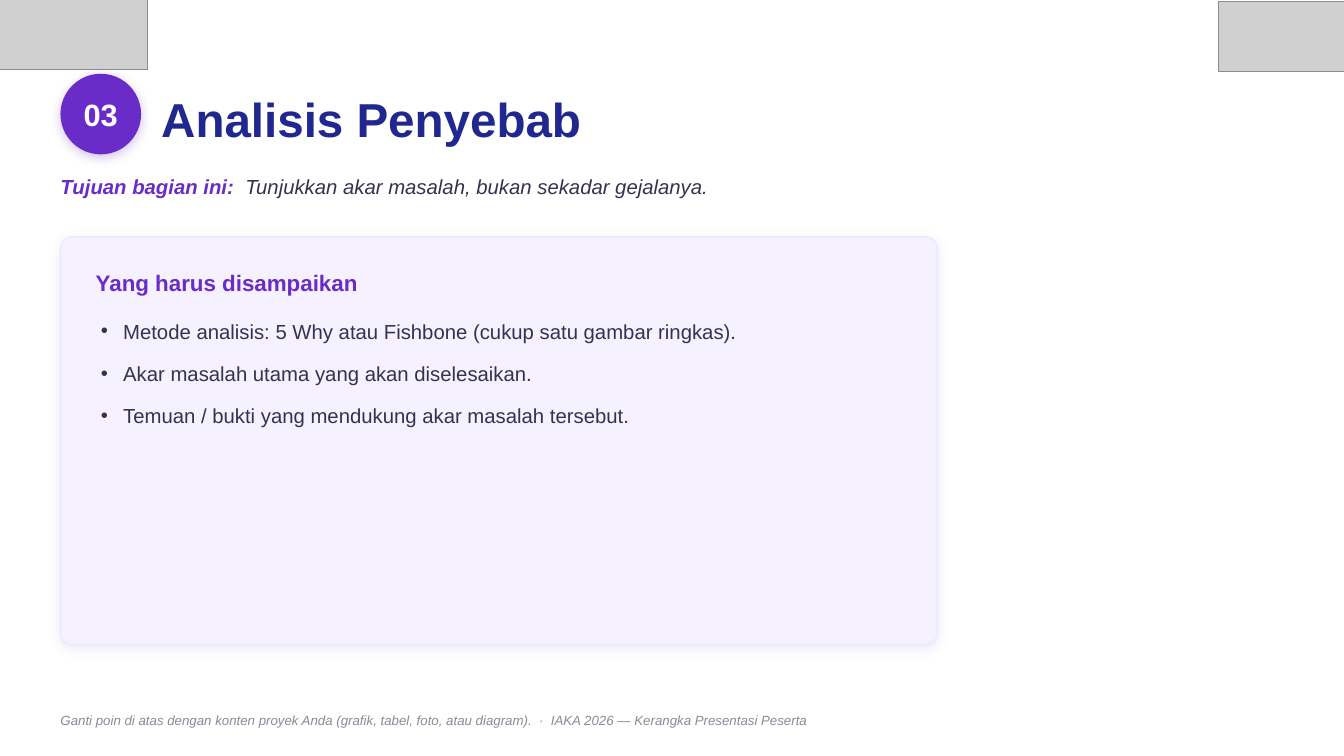
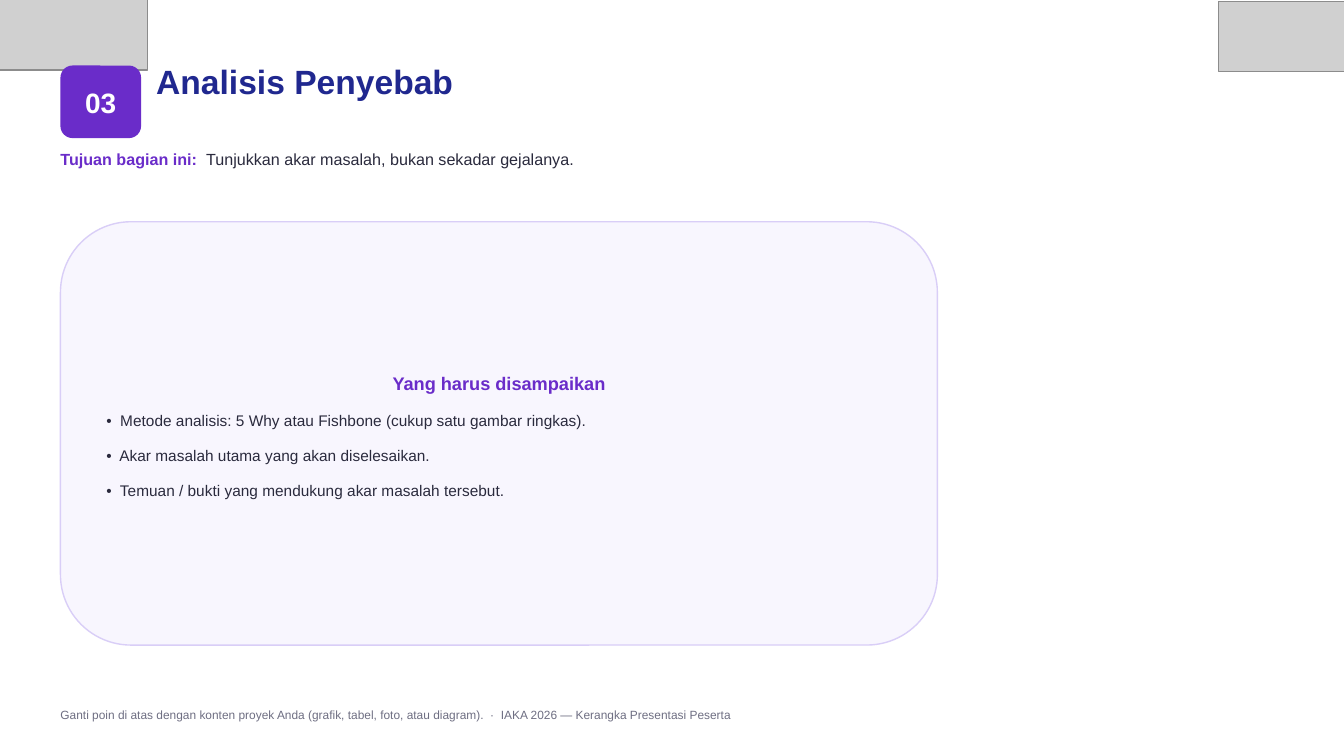
Before and after one commit to ZulfikarHD/iaka-2026, a slide deck: slide 6 of Kerangka_Presentasi_Peserta_IAKA_2026 (1).pptx (slide 7 before the commit). Drawn at 1344x756 pixels with LibreOffice and Linux fonts; fonts in the diff are those of the drawing; grey boxes stand for pictures. Boxes give left, top, right and bottom in pixels: in the first picture for what was removed or moved away, otherwise in the second. Text is boxed around its words. In the diff, an @@ line names an element or a change of style, - is before the commit and + after.

```diff
--- a/Kerangka_Presentasi_Peserta_IAKA_2026 (1).pptx
+++ b/Kerangka_Presentasi_Peserta_IAKA_2026 (1).pptx
@@ rounded rectangle "03" resized from (x1=84, y1=104, x2=118, y2=127) to (x1=60, y1=66, x2=141, y2=138) @@
@@ rounded rectangle "03" at (x1=60, y1=66, x2=141, y2=138): size 22 to 20 pt; fill none to #6A2CC9 @@
@@ ellipse removed at (x1=60, y1=74, x2=141, y2=154) @@
@@ text "Analisis Penyebab" moved from (x1=161, y1=102, x2=581, y2=146) to (x1=156, y1=69, x2=453, y2=101) @@
@@ text "Analisis Penyebab" at (x1=156, y1=69, x2=453, y2=101): size 34 to 24 pt; vertical alignment middle to top @@
@@ text "Tujuan bagian ini: Tunjukkan akar ..." moved from (x1=60, y1=179, x2=708, y2=199) to (x1=60, y1=153, x2=573, y2=169) @@
@@ text "Tujuan bagian ini: Tunjukkan akar ..." at (x1=60, y1=153, x2=573, y2=169): size 14.5 to 11.5 pt, italic off; text colour #33334D to #2A2A3D in "Tunjukkan akar masalah, bukan sekadar gejalanya."; vertical alignment middle to top @@
@@ rounded rectangle "Yang harus disampaikan" resized from (x1=123, y1=324, x2=736, y2=427) to (x1=60, y1=222, x2=938, y2=645) @@
@@ rounded rectangle "Yang harus disampaikan" at (x1=60, y1=222, x2=938, y2=645): vertical alignment top to middle; fill none to #F8F6FE; outline none to #D9CEF7 1 pt @@
@@ rounded rectangle removed at (x1=60, y1=237, x2=938, y2=645) @@
@@ text removed at (x1=96, y1=274, x2=357, y2=296) @@
-Yang harus disampaikan
@@ text in rounded rectangle at (x1=119, y1=376, x2=605, y2=499): text changed; size 14.5 to 11 pt; text colour #33334D to #2A2A3D @@
-• Metode analisis: 5 Why atau Fishbone (cukup satu gambar ringkas).
-• Akar masalah utama yang akan diselesaikan.
-• Temuan / bukti yang mendukung akar masalah tersebut.
+Yang harus disampaikan
+• Metode analisis: 5 Why atau Fishbone (cukup satu gambar ringkas).
+• Akar masalah utama yang akan diselesaikan.
+• Temuan / bukti yang mendukung akar masalah tersebut.
@@ text "Ganti poin di atas dengan ..." at (x1=60, y1=710, x2=731, y2=722): size 9.5 to 8.5 pt, text colour #8A8A9A to #6E6E82, italic off; vertical alignment middle to top @@
```
Also in this commit, not shown: 3 other slides changed, 1 slide removed, 1 other file.
